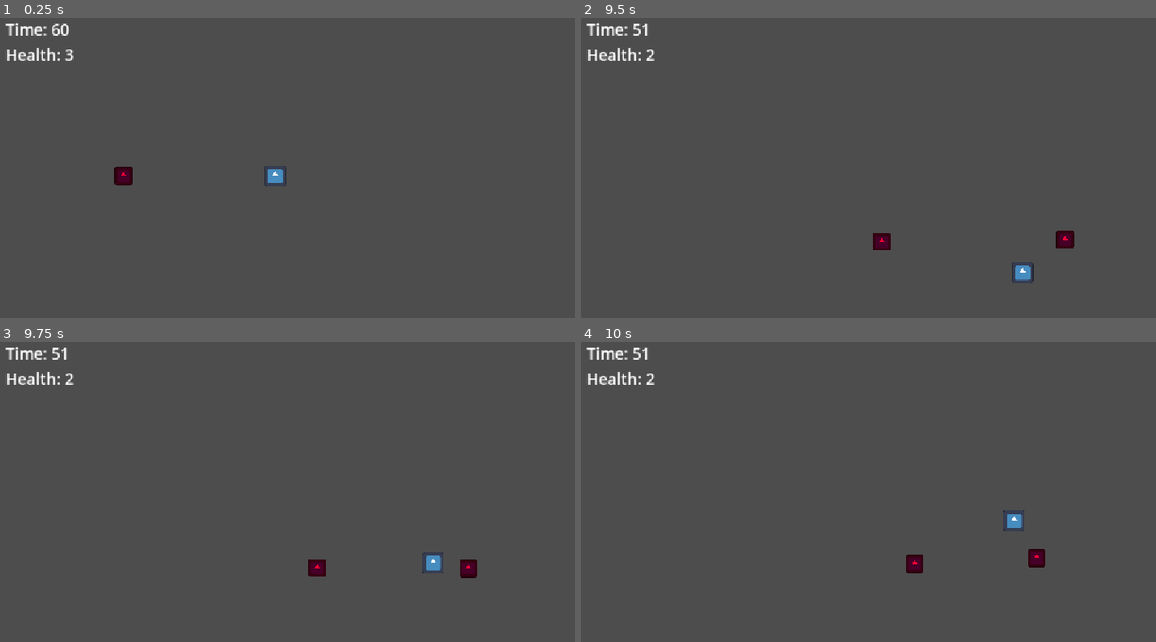
Above: before the commit, frames 1-4 (two rows, left to right).
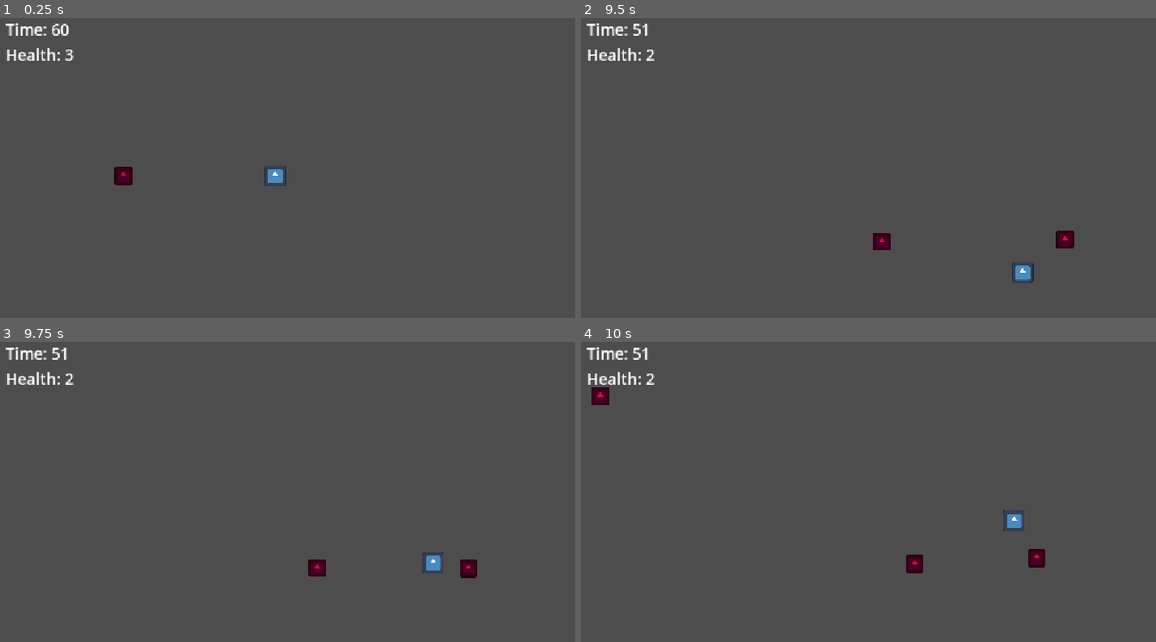
Above: after the commit, the same moments.

Repository: Tin0709/Last60Seconds
Game: Godot game, scene res://game.tscn
The game is run twice, just before and just after one commit, with the same random seed, the same clock (stepped at 60 frames per second) and the same inputs. The engine's default icon, where the game draws it, is replaced by a stand-in: a white triangle on a blue panel in a dark square.
Inputs:
- Up to frame 1 (0.25 s): no input
- Up to frame 2 (9.5 s): hold D (move_right) 0.53-1.28 s; hold S (move_down) 1.28-2.03 s; hold D (move_right) 2.03-2.78 s; hold W (move_up) 2.78-3.53 s; hold A (move_left) 3.53-5.03 s; hold S (move_down) 5.03-5.78 s; hold D (move_right) 5.78-6.53 s; hold W (move_up) 6.53-7.28 s; hold D (move_right) 7.28-8.03 s; hold S (move_down) 8.03-8.78 s; hold A (move_left) from 8.78 s (still down)
- Up to frame 3 (9.75 s): release A (move_left) at 9.53 s; hold W (move_up) from 9.53 s (still down)
- Up to frame 4 (10 s): keep holding W (move_up)

Frames 1-3 are identical in both runs. In frame 4, 0.2% of the frame differs, in the area x 1-5%, y 15-22%.

Commit message:
Add progressive enemy spawn difficulty

Diff:
--- a/game.gd
+++ b/game.gd
@@ -30,7 +30,8 @@
 	spawn_time_remaining -= delta
 	if spawn_time_remaining <= 0.0:
 		spawn_enemy()
-		spawn_time_remaining = 5.0
+		var progress: float = clampf(1.0 - time_remaining / 60.0, 0.0, 1.0)
+		spawn_time_remaining = lerpf(5.0, 2.0, progress)
 
 func spawn_enemy() -> void:
 	var screen_size = get_viewport_rect().size
